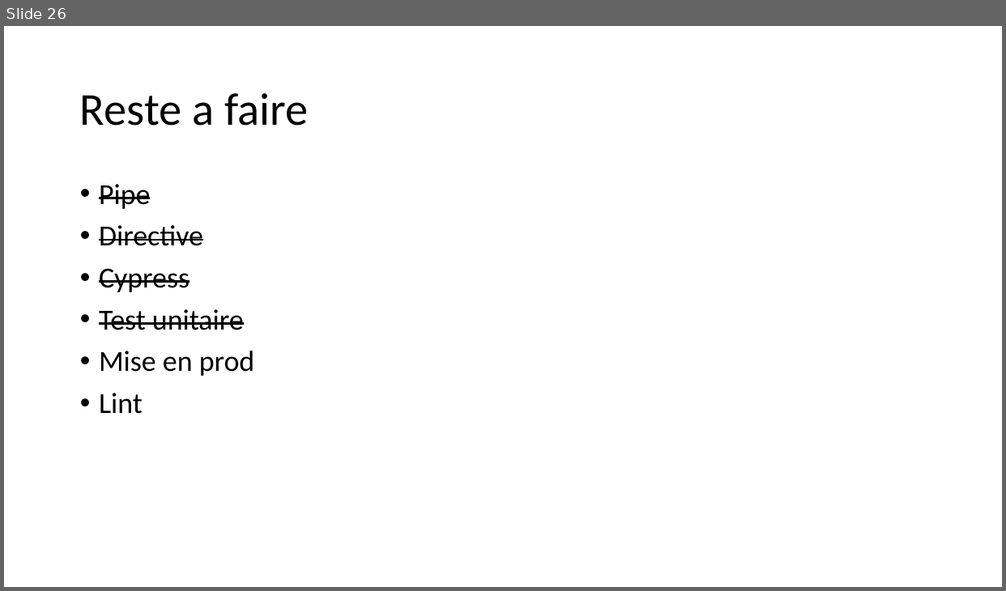
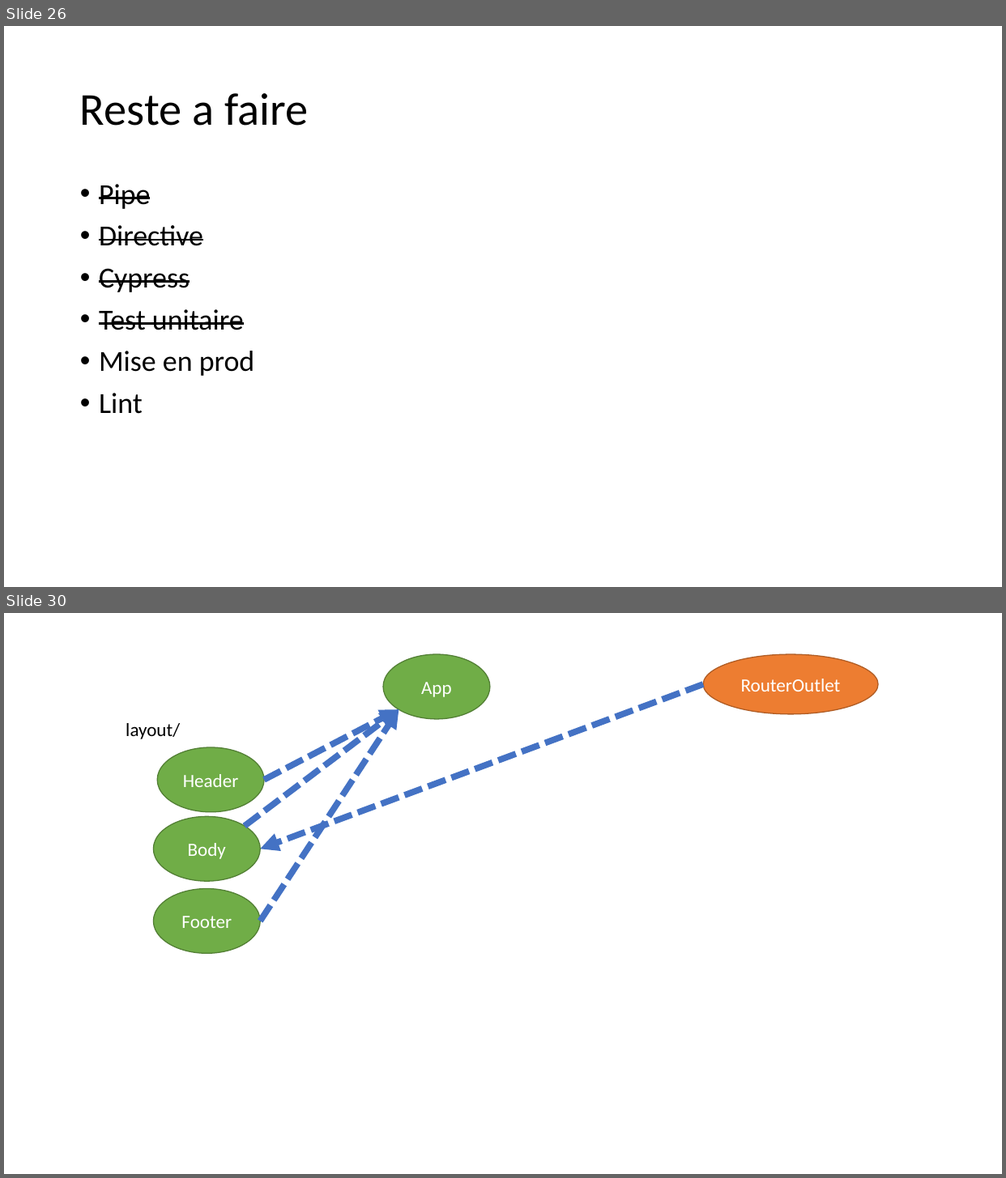
Before and after one commit to jlg-formation/agu-dec-2022, a slide deck: notes.pptx. Shown one above the other, each under a label of ours: slide 26 before the commit, slides 26 and 30 after it; the slides between them are not shown. The pictures are 1006x591 and 1006x1178 pixels, drawn with LibreOffice and Linux fonts; fonts in the diff are those of the drawing. Boxes give left, top, right and bottom in pixels: in the first picture for what was removed or moved away, otherwise in the second. Text is boxed around its words. In the diff, an @@ line names an element or a change of style, - is before the commit and + after.

```diff
--- a/notes.pptx
+++ b/notes.pptx
@@ slide 30 added at <box>4,613,1002,1174</box>, background #FFFFFF @@
@@ ellipse added at <box>384,654,491,718</box>, fill #70AD47, outline #538035 1 pt, 18 pt, text #FFFFFF @@
+App
@@ ellipse added at <box>703,654,879,714</box>, fill #ED7D31, outline #AF5C24 1 pt, 18 pt, text #FFFFFF @@
+RouterOutlet
@@ arrow added from (703, 684) to (260, 849), #4472C4 6 pt dashed @@
@@ arrow added from (245, 826) to (398, 709), #4472C4 6 pt dashed @@
@@ arrow added from (260, 922) to (398, 709), #4472C4 6 pt dashed @@
@@ arrow added from (264, 780) to (398, 709), #4472C4 6 pt dashed @@
@@ text added at <box>126,723,180,739</box>, 18 pt, text #000000 @@
+layout/
@@ ellipse added at <box>157,747,265,812</box>, fill #70AD47, outline #538035 1 pt, 18 pt, text #FFFFFF @@
+Header
@@ ellipse added at <box>154,816,261,881</box>, fill #70AD47, outline #538035 1 pt, 18 pt, text #FFFFFF @@
+Body
@@ ellipse added at <box>154,888,261,953</box>, fill #70AD47, outline #538035 1 pt, 18 pt, text #FFFFFF @@
+Footer
```
Also in this commit, not shown: 8 other slides added, 1 other file.
